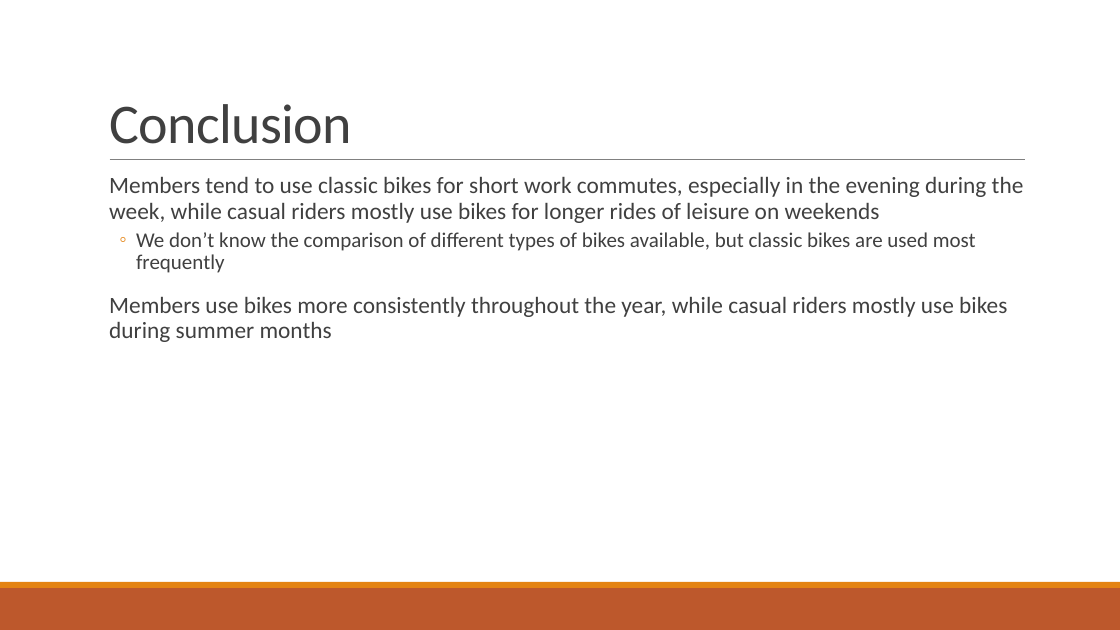
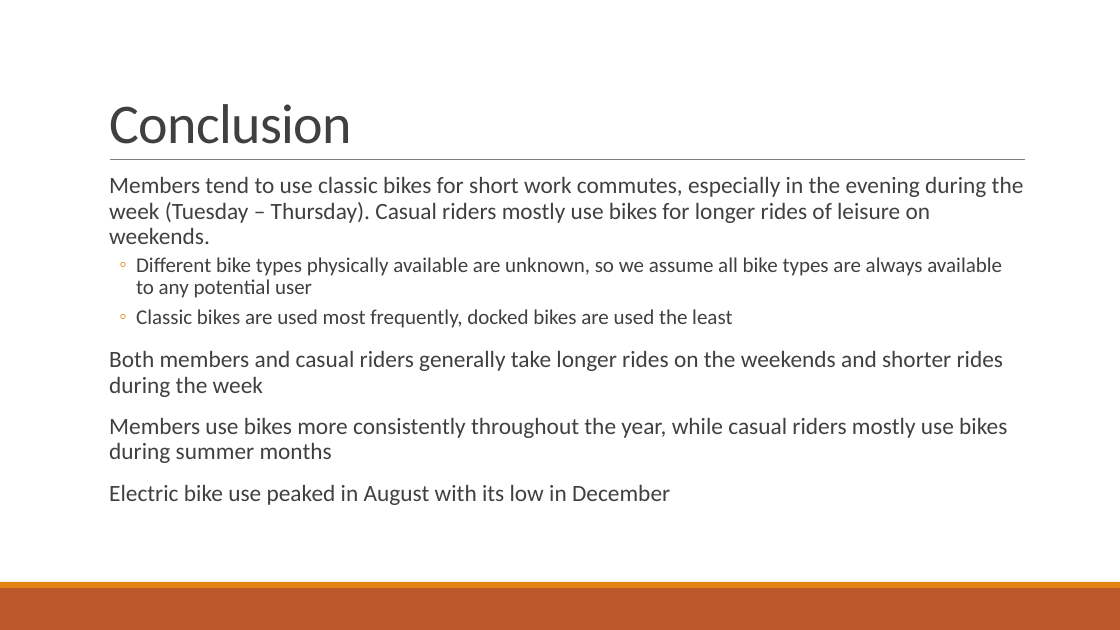
Before and after one commit to jesse-richardville/Cyclistic-Case-Study, a slide deck: slide 18 of Final Report-Capstone Presentation.pptx (slide 16 before the commit). Drawn at 1120x630 pixels with LibreOffice and Linux fonts; fonts in the diff are those of the drawing. Boxes give left, top, right and bottom in pixels: in the first picture for what was removed or moved away, otherwise in the second. Text is boxed around its words. In the diff, an @@ line names an element or a change of style, - is before the commit and + after.

```diff
--- a/Final Report-Capstone Presentation.pptx
+++ b/Final Report-Capstone Presentation.pptx
@@ text at (109, 177, 1024, 397): text changed @@
-  Members tend to use classic bikes for short work commutes, especially in the evening during the week, while casual riders mostly use bikes for longer rides of leisure on weekends
-  ◦ We don’t know the comparison of different types of bikes available, but classic bikes are used most frequently
+  Members tend to use classic bikes for short work commutes, especially in the evening during the week (Tuesday – Thursday). Casual riders mostly use bikes for longer rides of leisure on weekends.
+  ◦ Different bike types physically available are unknown, so we assume all bike types are always available to any potential user
+  ◦ Classic bikes are used most frequently, docked bikes are used the least
+  Both members and casual riders generally take longer rides on the weekends and shorter rides during the week
@@ text at (109, 485, 670, 505): paragraph added @@
+  Electric bike use peaked in August with its low in December
```
Also in this commit, not shown: 6 other slides changed, 2 slides added.
